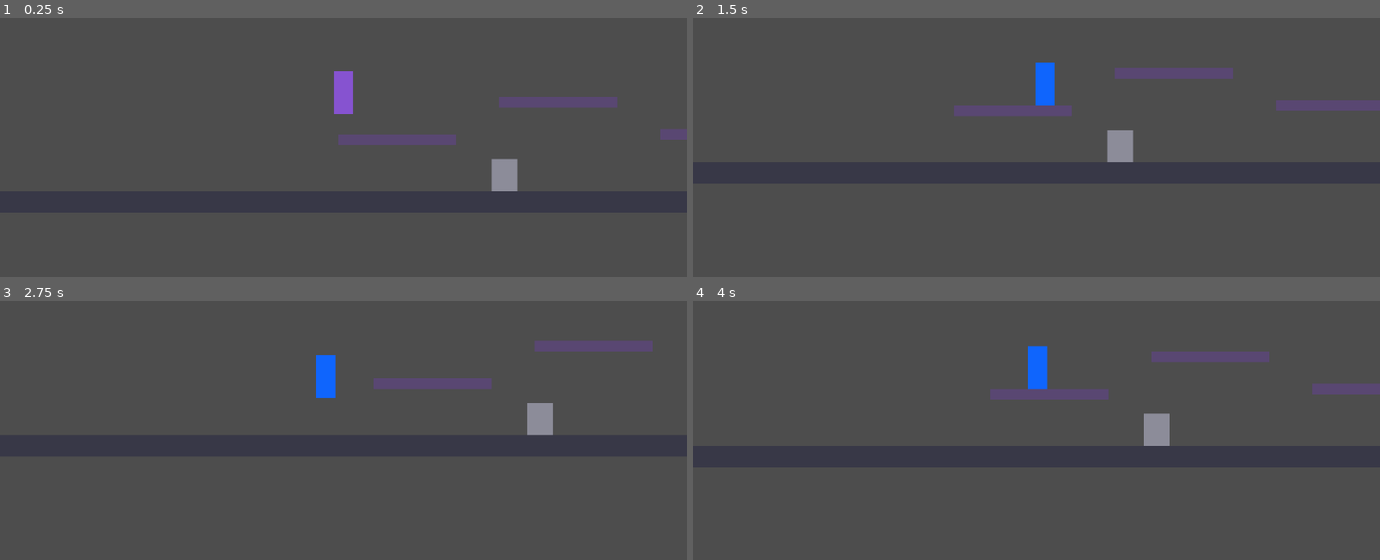
Above: before the commit, frames 1-4 (two rows, left to right).
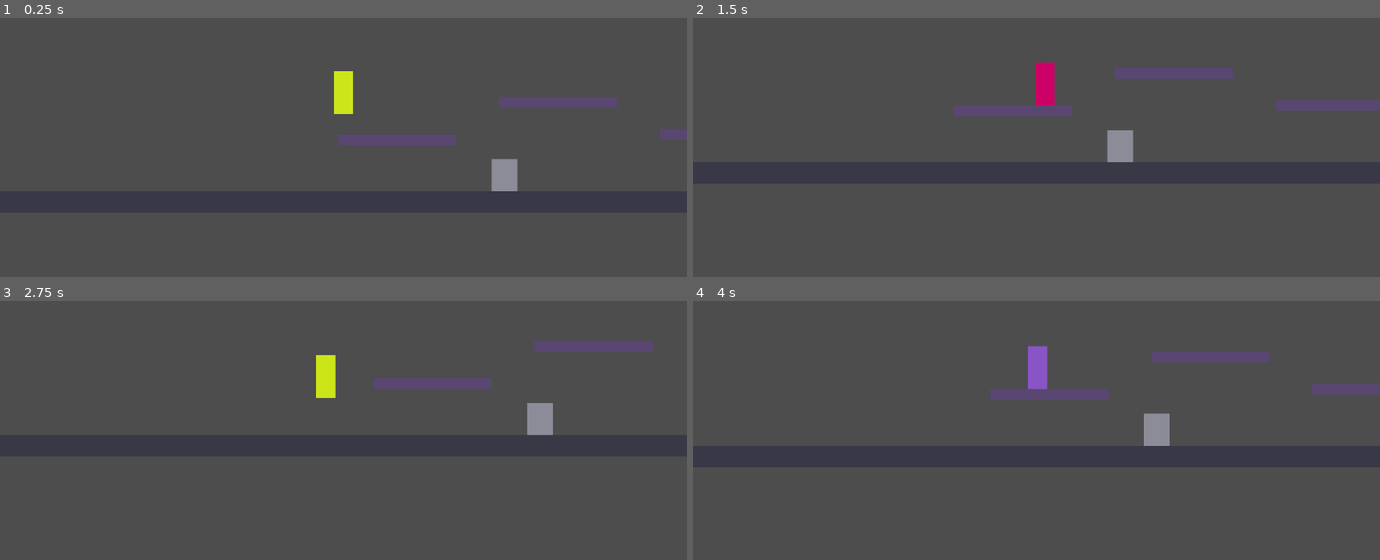
Above: after the commit, the same moments.

Repository: PeakDigitalMedia/ragnarok-invictus
Game: Godot game, scene res://scenes/test/test_level.tscn
Same seed, same stepped clock (60 frames per second), same inputs: the game is played once before the commit and once after it.
Inputs:
- Up to frame 1 (0.25 s): no input
- Up to frame 2 (1.5 s): hold D (move_right) from 0.53 s (still down); tap J (attack_basic) at 0.6 s; tap Space (jump) at 0.77 s; tap K (attack_power) at 1.35 s
- Up to frame 3 (2.75 s): tap Space (jump) at 1.52 s; release D (move_right) at 2.03 s; hold A (move_left) from 2.03 s (still down); tap C (dodge) at 2.1 s
- Up to frame 4 (4 s): release A (move_left) at 2.78 s; hold D (move_right) from 2.78 s (still down); tap Shift (run) at 2.85 s; tap Space (jump) at 3.02, 3.77 s; tap J (attack_basic) at 3.6 s

The runs differ from the first frame. In frame 1, 0.5% of the frame differs, in the area x 48-52%, y 20-38%; in frame 2, 0.5%; in frame 3, 0.5%; in frame 4, 0.5%, in the area x 48-52%, y 17-35%.

Commit message:
Add placeholder color animations for all remaining states
jump/fall (looping), dodge (white flash), attack_1/2/3 (orange→red active
window→purple), attack_power (crimson→magenta→purple), hurt (red flash),
dead (fade to grey). Colors reflect startup/active/recovery phases on attacks.

Co-Authored-By: Claude Sonnet 4.6 <noreply@anthropic.com>

Diff:
--- a/src/player/player.tscn
+++ b/src/player/player.tscn
@@ -68,30 +68,149 @@
 
 [sub_resource type="Animation" id="Animation_o822w"]
 resource_name = "jump"
+length = 0.6
+loop_mode = 1
+tracks/0/type = "value"
+tracks/0/imported = false
+tracks/0/enabled = true
+tracks/0/path = NodePath("Visuals/Visual:color")
+tracks/0/interp = 1
+tracks/0/loop_wrap = true
+tracks/0/keys = {
+"times": PackedFloat32Array(0, 0.6),
+"transitions": PackedFloat32Array(1, 1),
+"update": 0,
+"values": [Color(0.4, 0.9, 0.4, 1), Color(0.4, 0.9, 0.4, 1)]
+}
 
 [sub_resource type="Animation" id="Animation_x42xx"]
 resource_name = "fall"
+length = 0.5
+loop_mode = 1
+tracks/0/type = "value"
+tracks/0/imported = false
+tracks/0/enabled = true
+tracks/0/path = NodePath("Visuals/Visual:color")
+tracks/0/interp = 1
+tracks/0/loop_wrap = true
+tracks/0/keys = {
+"times": PackedFloat32Array(0, 0.5),
+"transitions": PackedFloat32Array(1, 1),
+"update": 0,
+"values": [Color(0.8, 0.9, 0.1, 1), Color(0.8, 0.9, 0.1, 1)]
+}
 
 [sub_resource type="Animation" id="Animation_l271a"]
 resource_name = "dodge"
+length = 0.18
+tracks/0/type = "value"
+tracks/0/imported = false
+tracks/0/enabled = true
+tracks/0/path = NodePath("Visuals/Visual:color")
+tracks/0/interp = 1
+tracks/0/loop_wrap = false
+tracks/0/keys = {
+"times": PackedFloat32Array(0, 0.18),
+"transitions": PackedFloat32Array(1, 1),
+"update": 0,
+"values": [Color(1, 1, 1, 1), Color(1, 1, 1, 1)]
+}
 
 [sub_resource type="Animation" id="Animation_8ydov"]
 resource_name = "attack_1"
+length = 0.36
+tracks/0/type = "value"
+tracks/0/imported = false
+tracks/0/enabled = true
+tracks/0/path = NodePath("Visuals/Visual:color")
+tracks/0/interp = 1
+tracks/0/loop_wrap = false
+tracks/0/keys = {
+"times": PackedFloat32Array(0, 0.08, 0.18, 0.36),
+"transitions": PackedFloat32Array(1, 1, 1, 1),
+"update": 0,
+"values": [Color(0.9, 0.5, 0.1, 1), Color(1.0, 0.2, 0.0, 1), Color(0.7, 0.35, 0.1, 1), Color(0.529, 0.329, 0.816, 1)]
+}
 
 [sub_resource type="Animation" id="Animation_ylhto"]
 resource_name = "attack_2"
+length = 0.33
+tracks/0/type = "value"
+tracks/0/imported = false
+tracks/0/enabled = true
+tracks/0/path = NodePath("Visuals/Visual:color")
+tracks/0/interp = 1
+tracks/0/loop_wrap = false
+tracks/0/keys = {
+"times": PackedFloat32Array(0, 0.07, 0.17, 0.33),
+"transitions": PackedFloat32Array(1, 1, 1, 1),
+"update": 0,
+"values": [Color(0.9, 0.45, 0.1, 1), Color(1.0, 0.15, 0.0, 1), Color(0.7, 0.3, 0.1, 1), Color(0.529, 0.329, 0.816, 1)]
+}
 
 [sub_resource type="Animation" id="Animation_cwolq"]
 resource_name = "attack_3"
+length = 0.44
+tracks/0/type = "value"
+tracks/0/imported = false
+tracks/0/enabled = true
+tracks/0/path = NodePath("Visuals/Visual:color")
+tracks/0/interp = 1
+tracks/0/loop_wrap = false
+tracks/0/keys = {
+"times": PackedFloat32Array(0, 0.10, 0.22, 0.44),
+"transitions": PackedFloat32Array(1, 1, 1, 1),
+"update": 0,
+"values": [Color(0.85, 0.3, 0.1, 1), Color(1.0, 0.0, 0.0, 1), Color(0.6, 0.2, 0.1, 1), Color(0.529, 0.329, 0.816, 1)]
+}
 
 [sub_resource type="Animation" id="Animation_2smqc"]
 resource_name = "attack_power"
+length = 0.67
+tracks/0/type = "value"
+tracks/0/imported = false
+tracks/0/enabled = true
+tracks/0/path = NodePath("Visuals/Visual:color")
+tracks/0/interp = 1
+tracks/0/loop_wrap = false
+tracks/0/keys = {
+"times": PackedFloat32Array(0, 0.20, 0.32, 0.67),
+"transitions": PackedFloat32Array(1, 1, 1, 1),
+"update": 0,
+"values": [Color(0.6, 0.0, 0.3, 1), Color(1.0, 0.0, 0.5, 1), Color(0.4, 0.0, 0.2, 1), Color(0.529, 0.329, 0.816, 1)]
+}
 
 [sub_resource type="Animation" id="Animation_rl62b"]
 resource_name = "hurt"
+length = 0.3
+tracks/0/type = "value"
+tracks/0/imported = false
+tracks/0/enabled = true
+tracks/0/path = NodePath("Visuals/Visual:color")
+tracks/0/interp = 1
+tracks/0/loop_wrap = false
+tracks/0/keys = {
+"times": PackedFloat32Array(0, 0.15, 0.3),
+"transitions": PackedFloat32Array(1, 1, 1),
+"update": 0,
+"values": [Color(1.0, 0.1, 0.1, 1), Color(1.0, 0.1, 0.1, 1), Color(0.529, 0.329, 0.816, 1)]
+}
 
 [sub_resource type="Animation" id="Animation_wlj80"]
 resource_name = "dead"
+length = 0.5
+tracks/0/type = "value"
+tracks/0/imported = false
+tracks/0/enabled = true
+tracks/0/path = NodePath("Visuals/Visual:color")
+tracks/0/interp = 1
+tracks/0/loop_wrap = false
+tracks/0/keys = {
+"times": PackedFloat32Array(0, 0.5),
+"transitions": PackedFloat32Array(1, 1),
+"update": 0,
+"values": [Color(0.529, 0.329, 0.816, 1), Color(0.2, 0.2, 0.2, 1)]
+}
 
 [sub_resource type="Animation" id="Animation_6bm8s"]
 length = 0.001
